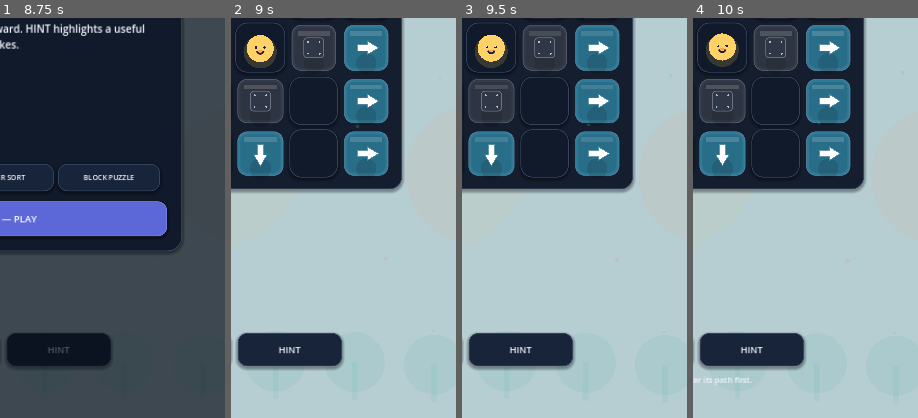
Above: before the commit, frames 1-4 (left to right).
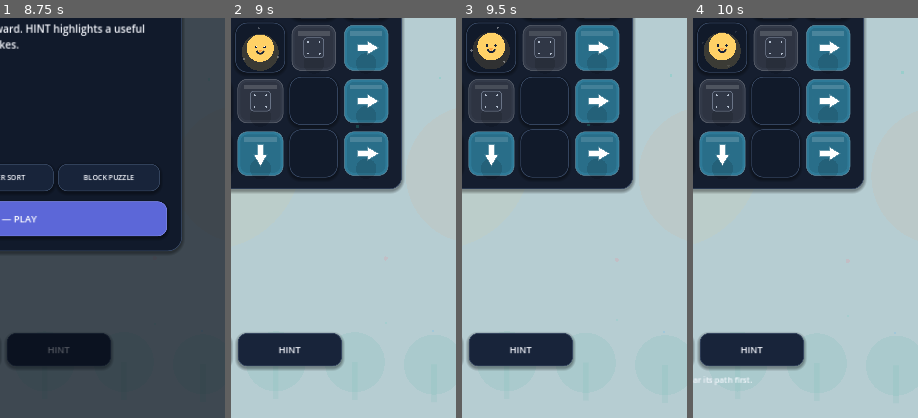
Above: after the commit, the same moments.

Repository: eghosa001/unjam
Game: Godot game, scene res://scenes/Main.tscn
The game is run twice, just before and just after one commit, with the same random seed, the same clock (stepped at 60 frames per second) and the same inputs.
Inputs (mouse positions are % of the whole screen's width and height, from its top left):
- Up to frame 1 (8.75 s): click "PLAY LEVEL 1" at 0.5 s; click "NEXT ▶" at 1.25 s; click "LIVE 0 ◆" at 2 s; click "←" at 2.75 s; click "◀ PREV" at 3.5 s; click "NEXT ▶" at 4.25 s; click "CURRENT" at 5 s; click "1 MED" at 5.75 s; click "RETRY" at 6.5 s; click "RETRY" at 7.25 s; click "RETRY" at 8 s
- Up to frame 2 (9 s): click "GOT IT — PLAY" at 8.75 s
- Up to frame 3 (9.5 s): no input
- Up to frame 4 (10 s): click (21, 34) at 9.52 s
The pictures show only the part of the screen within x 49-99%, y 50-100%; the shares and areas given below are measured in that part.

Frame 1 is identical in both runs. In frame 2, 0.3% of the frame differs, in the area x 4-22%, y 2-14%; in frame 3, 0.4%, in the area x 3-22%, y 2-13%; in frame 4, 0.3%.

Commit message:
Polish Rescue Rush character animation

Diff:
--- a/scripts/ui/rescue_token.gd
+++ b/scripts/ui/rescue_token.gd
@@ -4,6 +4,9 @@
 var rescue_id := "chick"
 var accent := Color("ffd166")
 var t := 0.0
+var blink_timer := 1.6
+var blinking := false
+var mood_boost := 0.0
 
 func configure(id: String, color: Color = Color("ffd166")) -> void:
 	rescue_id = id
@@ -13,20 +16,45 @@
 func _ready() -> void:
 	mouse_filter = Control.MOUSE_FILTER_IGNORE
 	set_process(true)
+	pivot_offset = size * 0.5
+
+func celebrate() -> void:
+	mood_boost = 1.0
+	var tween := create_tween().set_trans(Tween.TRANS_BACK).set_ease(Tween.EASE_OUT)
+	tween.tween_property(self, "scale", Vector2(1.22, 0.88), 0.10)
+	tween.tween_property(self, "scale", Vector2(0.92, 1.16), 0.10)
+	tween.tween_property(self, "scale", Vector2.ONE, 0.18)
+	var rotate := create_tween().set_trans(Tween.TRANS_SINE)
+	rotate.tween_property(self, "rotation", deg_to_rad(-8.0), 0.10)
+	rotate.tween_property(self, "rotation", deg_to_rad(8.0), 0.12)
+	rotate.tween_property(self, "rotation", 0.0, 0.12)
 
 func _process(delta: float) -> void:
 	t += delta
+	mood_boost = maxf(0.0, mood_boost - delta * 0.65)
+	blink_timer -= delta
+	if blink_timer <= 0.0:
+		blinking = true
+		blink_timer = 2.0 + fmod(t * 0.73, 2.2)
+		get_tree().create_timer(0.11).timeout.connect(func(): blinking = false)
 	queue_redraw()
 
 func _draw() -> void:
-	var center: Vector2 = size * 0.5 + Vector2(0, sin(t * 2.4) * 2.5)
-	var r: float = minf(size.x, size.y) * 0.28
-	draw_circle(center + Vector2(0, 8), r * 1.22, Color(accent, 0.16))
+	var bob := sin(t * 2.8) * 3.0
+	var breathe := 1.0 + sin(t * 2.1) * 0.025
+	var center: Vector2 = size * 0.5 + Vector2(0, bob)
+	var r: float = minf(size.x, size.y) * 0.28 * breathe
+	var aura := 0.18 + 0.05 * sin(t * 3.0) + mood_boost * 0.18
+	draw_circle(center + Vector2(0, 10), r * 1.35, Color(accent, aura))
 	draw_circle(center, r, accent)
-	draw_circle(center - Vector2(r * 0.32, r * 0.08), r * 0.09, Color("152039"))
-	draw_circle(center + Vector2(r * 0.32, -r * 0.08), r * 0.09, Color("152039"))
-	draw_circle(center - Vector2(r * 0.35, r * 0.12), r * 0.026, Color.WHITE)
-	draw_circle(center + Vector2(r * 0.29, -r * 0.12), r * 0.026, Color.WHITE)
+	var eye_h := r * (0.025 if blinking else 0.09)
+	for side in [-1.0, 1.0]:
+		var eye_center := center + Vector2(side * r * 0.32, -r * 0.08)
+		if blinking:
+			draw_line(eye_center - Vector2(r * 0.08, 0), eye_center + Vector2(r * 0.08, 0), Color("152039"), 3.0, true)
+		else:
+			draw_circle(eye_center, eye_h, Color("152039"))
+			draw_circle(eye_center + Vector2(-side * r * 0.025, -r * 0.04), r * 0.026, Color.WHITE)
 	match rescue_id:
 		"puppy": _draw_ears(center, r, Color("b8794c"))
 		"kitten": _draw_cat_ears(center, r)
@@ -37,9 +65,16 @@
 		"alien": _draw_alien(center, r)
 		_: _draw_chick(center, r)
 	_draw_smile(center, r)
+	# Small anticipation marks make the rescue target feel alive rather than static.
+	var sparkle_alpha := 0.25 + 0.18 * sin(t * 4.0)
+	for i in range(3):
+		var a := t * 0.8 + float(i) * TAU / 3.0
+		var p := center + Vector2(cos(a), sin(a)) * r * 1.45
+		draw_circle(p, 2.5 + mood_boost * 2.0, Color(1, 1, 1, sparkle_alpha + mood_boost * 0.35))
 
 func _draw_smile(center: Vector2, r: float) -> void:
-	draw_arc(center + Vector2(0, r * 0.14), r * 0.24, 0.25, PI - 0.25, 16, Color("152039"), 3.2, true)
+	var smile_width := r * (0.26 + mood_boost * 0.08)
+	draw_arc(center + Vector2(0, r * 0.14), smile_width, 0.25, PI - 0.25, 16, Color("152039"), 3.2, true)
 
 func _draw_ears(center: Vector2, r: float, color: Color) -> void:
 	draw_circle(center + Vector2(-r * 0.82, -r * 0.42), r * 0.35, color)
